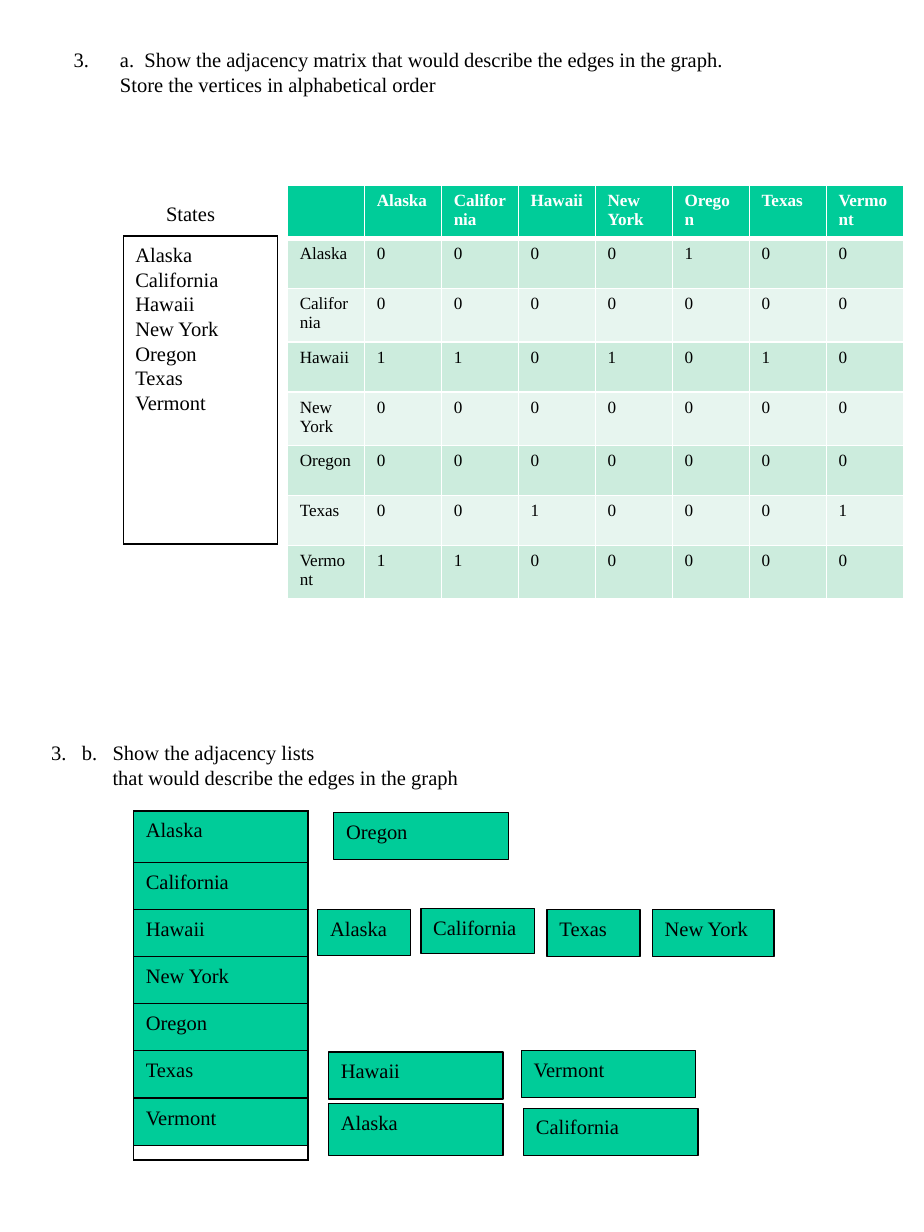
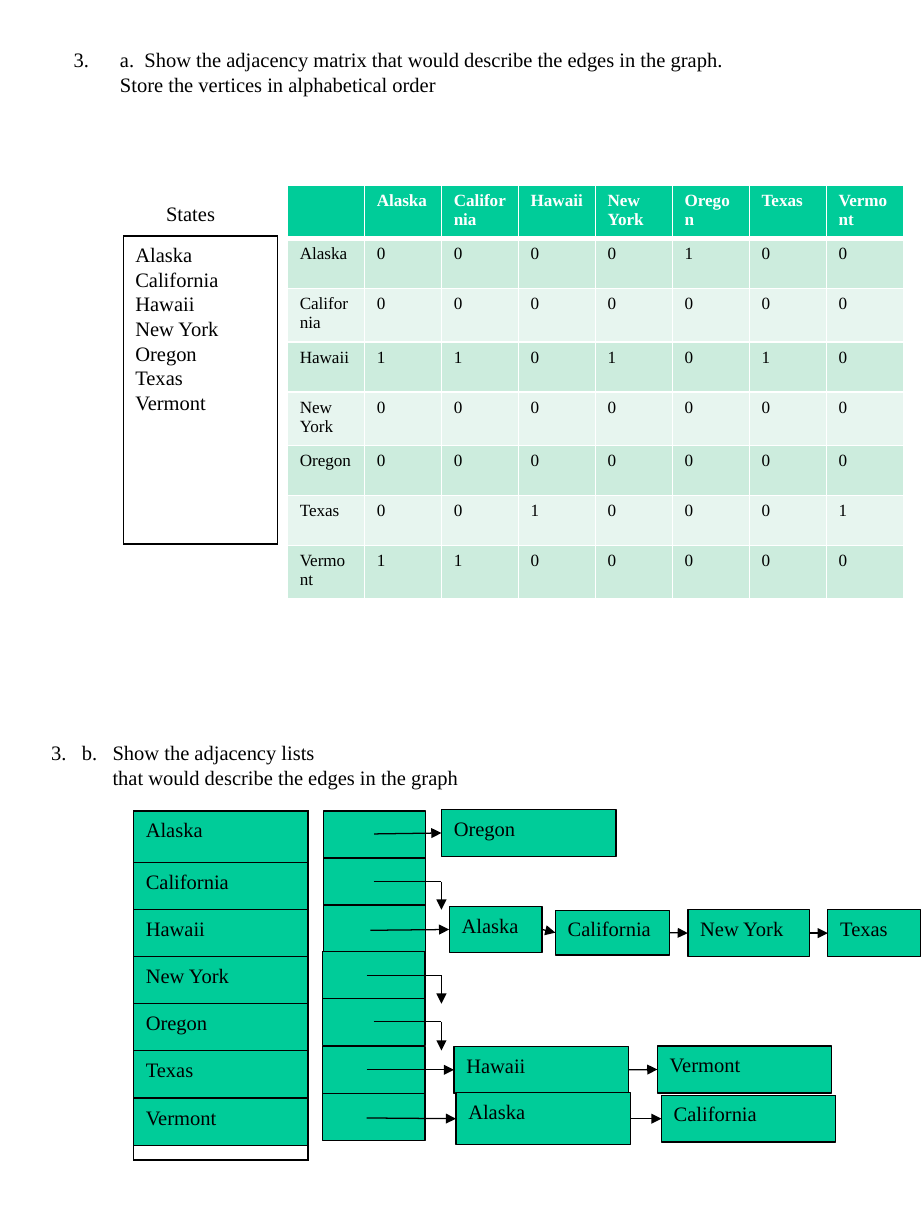
Before and after one commit to MarcusWebDev/CMSC_204, a slide deck: slide 2 of Labs/Graph Lab/Graph Lab.pptx. Drawn at 924x1232 pixels with LibreOffice and Linux fonts; fonts in the diff are those of the drawing. Boxes give left, top, right and bottom in pixels: in the first picture for what was removed or moved away, otherwise in the second. Text is boxed around its words. In the diff, an @@ line names an element or a change of style, - is before the commit and + after.

```diff
--- a/Labs/Graph Lab/Graph Lab.pptx
+++ b/Labs/Graph Lab/Graph Lab.pptx
@@ rectangle "Oregon": place and size @@
-rectangle "Oregon" at (334, 812, 509, 859)
+rectangle "Oregon" at (441, 809, 616, 856)
@@ rectangle added at (323, 811, 425, 857), fill #00CC99, outline #000000 0.75 pt @@
@@ arrow added from (375, 834) to (441, 833), #000000 0.75 pt @@
@@ rectangle added at (323, 857, 425, 904), fill #00CC99, outline #000000 0.75 pt @@
@@ line added from (373, 882) to (441, 882), #000000 0.75 pt @@
@@ arrow added from (441, 882) to (441, 909), #000000 0.75 pt @@
@@ rectangle added at (323, 906, 425, 952), fill #00CC99, outline #000000 0.75 pt @@
@@ arrow added from (371, 930) to (450, 929), #000000 0.75 pt @@
@@ rectangle "Alaska": place and size @@
-rectangle "Alaska" at (318, 909, 410, 955)
+rectangle "Alaska" at (450, 907, 542, 952)
@@ arrow added from (542, 929) to (556, 933), #000000 0.75 pt @@
@@ rectangle "California": place and size @@
-rectangle "California" at (421, 909, 535, 954)
+rectangle "California" at (556, 910, 669, 955)
@@ rectangle "New York": place and size @@
-rectangle "New York" at (652, 909, 774, 956)
+rectangle "New York" at (687, 909, 809, 956)
@@ rectangle "Texas": place and size @@
-rectangle "Texas" at (547, 909, 639, 956)
+rectangle "Texas" at (828, 909, 920, 956)
@@ rectangle added at (323, 951, 425, 998), fill #00CC99, outline #000000 0.75 pt @@
@@ arrow added from (669, 933) to (687, 933), #000000 0.75 pt @@
@@ arrow added from (809, 933) to (828, 933), #000000 0.75 pt @@
@@ line added from (367, 976) to (441, 976), #000000 0.75 pt @@
@@ arrow added from (441, 976) to (441, 1004), #000000 0.75 pt @@
@@ rectangle added at (323, 998, 425, 1045), fill #00CC99, outline #000000 0.75 pt @@
@@ rectangle added at (323, 1047, 425, 1094), fill #00CC99, outline #000000 0.75 pt @@
@@ line added from (373, 1021) to (441, 1021), #000000 0.75 pt @@
@@ arrow added from (441, 1021) to (441, 1051), #000000 0.75 pt @@
@@ rectangle "Hawaii": place and size @@
-rectangle "Hawaii" at (329, 1052, 504, 1099)
+rectangle "Hawaii" at (455, 1046, 630, 1093)
@@ rectangle "Vermont": place and size @@
-rectangle "Vermont" at (521, 1051, 696, 1098)
+rectangle "Vermont" at (658, 1046, 833, 1093)
@@ arrow added from (367, 1069) to (455, 1069), #000000 0.75 pt @@
@@ arrow added from (628, 1069) to (658, 1069), #000000 0.75 pt @@
@@ rectangle added at (323, 1094, 425, 1141), fill #00CC99, outline #000000 0.75 pt @@
@@ rectangle "Alaska": place and size @@
-rectangle "Alaska" at (329, 1104, 504, 1156)
+rectangle "Alaska" at (456, 1093, 631, 1145)
@@ rectangle "California": place and size @@
-rectangle "California" at (524, 1109, 699, 1156)
+rectangle "California" at (662, 1095, 837, 1142)
@@ arrow added from (367, 1117) to (456, 1119), #000000 0.75 pt @@
@@ arrow added from (631, 1119) to (662, 1119), #000000 0.75 pt @@
```
Also in this commit, not shown: 4 other slides changed, 14 other files.
